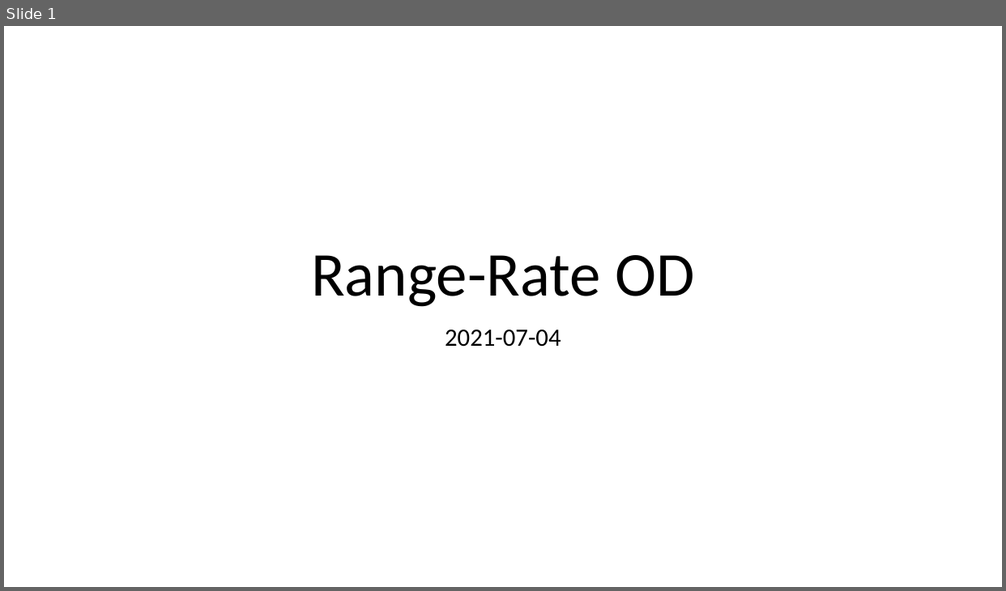
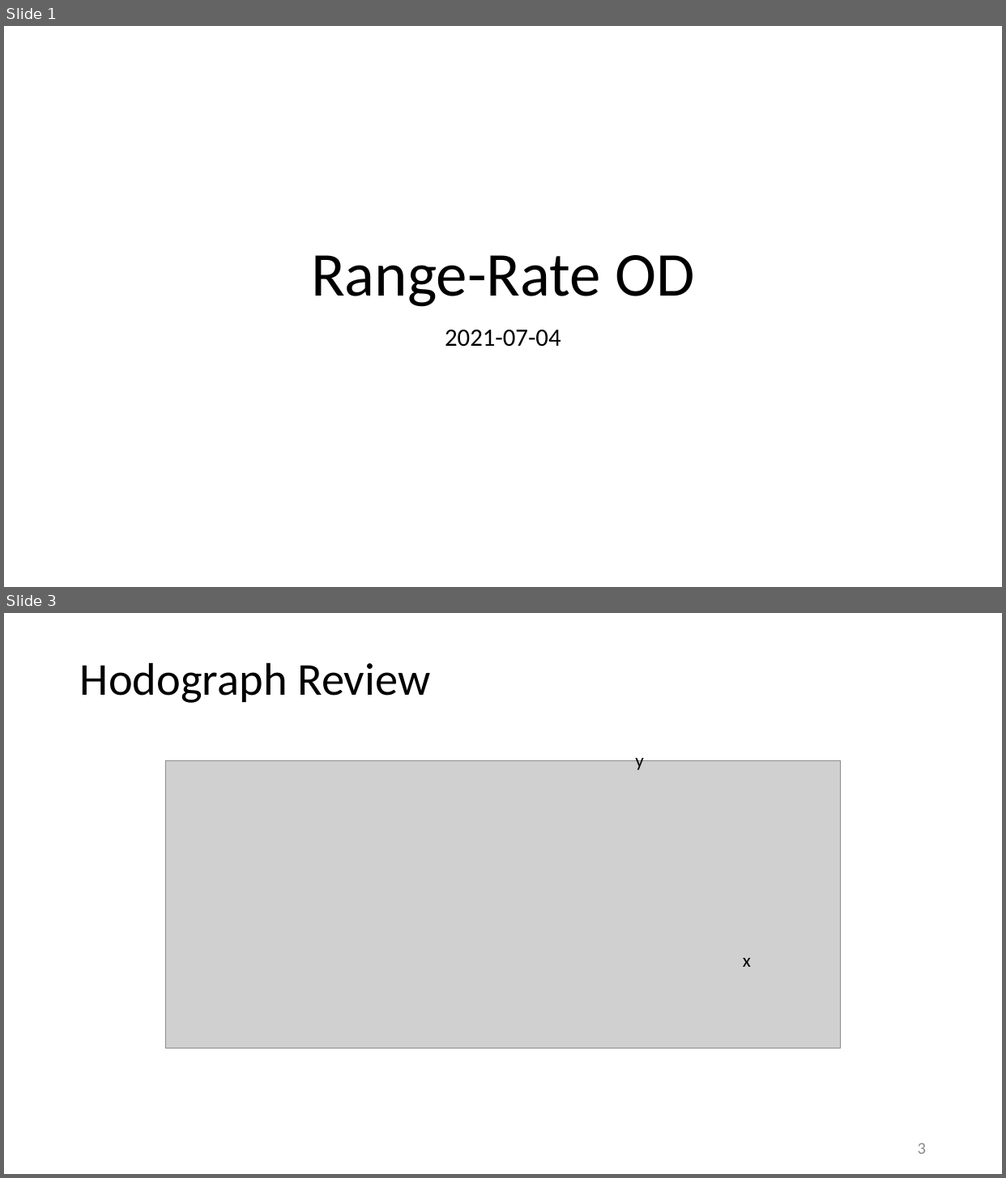
Before and after one commit to TigerHou2/xnav, a slide deck: Presentations/2021-07-12.pptx. Shown one above the other, each under a label of ours: slide 1 before the commit, slides 1 and 3 after it; the slides between them are not shown. The pictures are 1006x591 and 1006x1178 pixels, drawn with LibreOffice and Linux fonts; fonts in the diff are those of the drawing; grey boxes stand for pictures. Boxes give left, top, right and bottom in pixels: in the first picture for what was removed or moved away, otherwise in the second. Text is boxed around its words. In the diff, an @@ line names an element or a change of style, - is before the commit and + after.

```diff
--- a/Presentations/2021-07-12.pptx
+++ b/Presentations/2021-07-12.pptx
@@ slide 3 added at [4, 613, 1002, 1174], background #FFFFFF @@
@@ title added at [80, 662, 430, 703], 44 pt, text #000000 @@
+Hodograph Review
@@ text added at [635, 752, 643, 770], 18 pt, text #000000 @@
+y
@@ picture added at [166, 760, 841, 1049] @@
@@ text added at [743, 958, 751, 967], 18 pt, text #000000 @@
+x
@@ page number added at [918, 1144, 926, 1154], 16 pt, text #8C8C8C @@
+3
```
Also in this commit, not shown: 12 slides changed, 3 other slides added, 3 other files.
